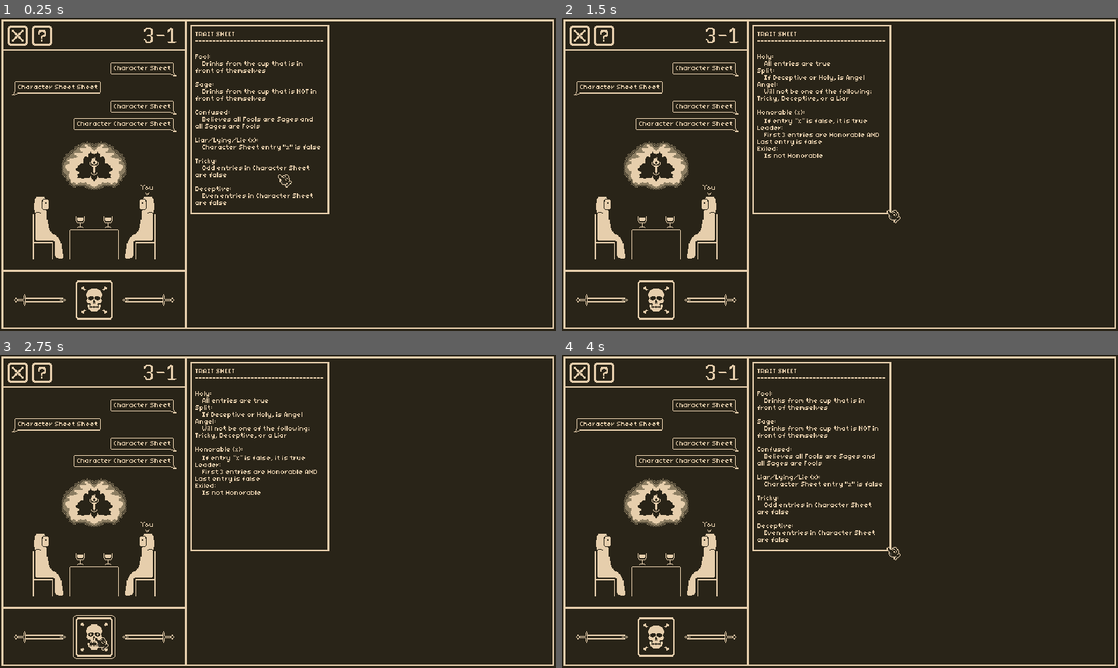
Above: before the commit, frames 1-4 (two rows, left to right).
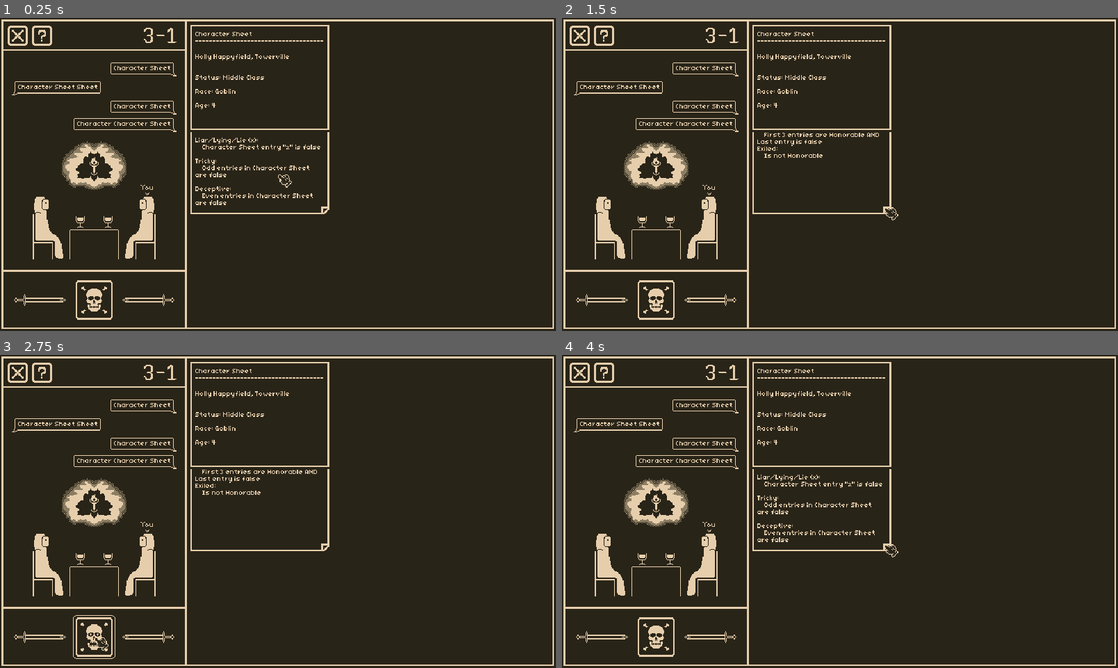
Above: after the commit, the same moments.

Repository: AdamRusv/poison-game
Game: Godot game, scene res://1_Scenes/0_Screens/gameplay.tscn
Two runs of this game, one before a commit and one after it. Both use one fixed random seed, a clock stepped at 60 frames per second and the inputs below.
Inputs (mouse positions are in pixels of both pictures, inside the frame that each line leads up to):
- Up to frame 1 (0.25 s): no input
- Up to frame 2 (1.5 s): click (823, 118) at 0.52 s; click (884, 208) at 1.25 s
- Up to frame 3 (2.75 s): click (94, 636) at 2 s
- Up to frame 4 (4 s): click (823, 455) at 2.77 s; click (884, 545) at 3.5 s

The runs differ from the first frame. In frame 1, 0.9% of the frame differs, in the area x 34-60%, y 4-63%; in frame 2, 0.9%; in frame 3, 0.8%; in frame 4, 1.0%, in the area x 34-61%, y 4-66%.

Commit message:
page corner visual 50%

Diff:
--- a/1_Scenes/0_Screens/gameplay.tscn
+++ b/1_Scenes/0_Screens/gameplay.tscn
@@ -6,6 +6,7 @@
 [ext_resource type="Texture2D" uid="uid://cvg0nvvipe48r" path="res://0_Art/2_PNGs/placeholder mockup.png" id="3_82xv0"]
 [ext_resource type="Resource" uid="uid://cg41pmm52w6kn" path="res://5_Resources/0_Papers/0_Trait Sheet/main trait sheet.tres" id="4_1t528"]
 [ext_resource type="Texture2D" uid="uid://dy254ypb8l7vp" path="res://0_Art/2_PNGs/poison button-Sheet.png" id="4_gngdi"]
+[ext_resource type="Resource" uid="uid://duq3b3vrdma8c" path="res://5_Resources/0_Papers/1_Character Sheets/0_Tutorial Region/holly happyfield.tres" id="5_2syus"]
 [ext_resource type="Script" uid="uid://dsk6k5x0e30hn" path="res://2_Scripts/2_Independent/poison manager.gd" id="6_pq3d1"]
 [ext_resource type="Script" uid="uid://v10r8rve43tc" path="res://2_Scripts/2_Independent/cups manager.gd" id="7_3udmd"]
 
@@ -93,6 +94,7 @@
 script = ExtResource("2_lv7np")
 paperHolder = NodePath("Parent/Paper Holder")
 mainTraitSheet = ExtResource("4_1t528")
+characterSheet = ExtResource("5_2syus")
 
 [node name="NinePatchRect" type="NinePatchRect" parent="MarginContainer/HBoxContainer/Playmat" unique_id=331557050]
 layout_mode = 2
--- a/1_Scenes/1_Objects/paper.tscn
+++ b/1_Scenes/1_Objects/paper.tscn
@@ -3,10 +3,15 @@
 [ext_resource type="Script" uid="uid://b1hcjlnogkytj" path="res://2_Scripts/2_Independent/paper.gd" id="1_v0ol5"]
 [ext_resource type="Theme" uid="uid://bhvewryp1cmbt" path="res://6_Other/description font.tres" id="2_fmnio"]
 [ext_resource type="Texture2D" uid="uid://cwydpac31fwmh" path="res://0_Art/2_PNGs/placeholder paper 9slice.png" id="2_qp4ic"]
+[ext_resource type="Texture2D" uid="uid://54vhol3eq83l" path="res://0_Art/2_PNGs/packet corner-Sheet.png" id="4_05sgy"]
 
 [sub_resource type="StyleBoxEmpty" id="StyleBoxEmpty_2y7yb"]
 
-[node name="Paper" type="MarginContainer" unique_id=1389312574 node_paths=PackedStringArray("paperTitleLabel", "paperInfoLabel", "pageFlipButton", "parentNode", "detectionArea")]
+[sub_resource type="AtlasTexture" id="AtlasTexture_504ay"]
+atlas = ExtResource("4_05sgy")
+region = Rect2(0, 0, 20, 20)
+
+[node name="Paper" type="MarginContainer" unique_id=1389312574 node_paths=PackedStringArray("paperTitleLabel", "paperInfoLabel", "packetParent", "pageFlipButton", "pageFlipTexture", "parentNode", "detectionArea")]
 z_index = 1
 custom_minimum_size = Vector2(164, 125)
 custom_maximum_size = Vector2(164, 228)
@@ -15,7 +20,9 @@
 script = ExtResource("1_v0ol5")
 paperTitleLabel = NodePath("VBoxContainer/Title Container/Title Label")
 paperInfoLabel = NodePath("VBoxContainer/Info Container/Info Label")
+packetParent = NodePath("Page Flip Container")
 pageFlipButton = NodePath("Page Flip Container/Page Flip Button")
+pageFlipTexture = NodePath("Page Flip Container/Page Flip Corner Texture")
 parentNode = NodePath(".")
 detectionArea = NodePath("Drag Button")
 
@@ -90,11 +97,15 @@
 flat = true
 
 [node name="Page Flip Container" type="MarginContainer" parent="." unique_id=1337673711]
-custom_minimum_size = Vector2(15, 15)
+custom_minimum_size = Vector2(20, 20)
 layout_mode = 2
 size_flags_horizontal = 8
 size_flags_vertical = 8
 
+[node name="Page Flip Corner Texture" type="TextureRect" parent="Page Flip Container" unique_id=1735048998]
+layout_mode = 2
+texture = SubResource("AtlasTexture_504ay")
+
 [node name="Page Flip Button" type="Button" parent="Page Flip Container" unique_id=940300415]
 layout_mode = 2
 flat = true
--- a/2_Scripts/2_Independent/paper.gd
+++ b/2_Scripts/2_Independent/paper.gd
@@ -5,11 +5,15 @@
 @export_category("References")
 @export var paperTitleLabel : RichTextLabel
 @export var paperInfoLabel : RichTextLabel
+@export_group("Packet")
+@export var packetParent : Control
 @export var pageFlipButton : Button
+@export var pageFlipTexture : TextureRect
 
 var playmat : PlaymatManager = null
 
 var paperInfo : PaperInfo = null
+var isPacket : bool = false
 
 var paperPadding : float = 40
 
@@ -46,6 +50,18 @@
 	paperTitleLabel.text = paperInfo.title
 	paperInfoLabel.text = paperInfo.info[0]
 
+	packetParent.visible = false
+
+	if paperInfo.info.size() > 1:
+		_setup_packet()
+
+func _setup_packet():
+	isPacket = true
+
+
+
+	packetParent.visible = true
+
 #- - -
 func _reset_paper() -> Tween:
 	var newTween : Tween = TweenManager._scale_tween(parentNode, Vector2(1, 1), 0.1)
--- a/2_Scripts/2_Independent/playmat manager.gd
+++ b/2_Scripts/2_Independent/playmat manager.gd
@@ -7,6 +7,7 @@
 
 @export_category("Delete Later (For testing)")
 @export var mainTraitSheet : PaperInfo
+@export var characterSheet : PaperInfo
 
 var testPaperRef : PackedScene = load("res://1_Scenes/1_Objects/paper.tscn") #TODO: Make actual papers, replace variable
 
@@ -15,6 +16,7 @@
 func _ready() -> void:
 	await get_tree().process_frame
 	_create_paper(testPaperRef, Color("4b3d44"), mainTraitSheet)
+	_create_paper(testPaperRef, Color("4b3d44"), characterSheet)
 	#_create_paper(testPaperRef, Color("4b3d44"))
 	#_create_paper(testPaperRef, Color("4b3d44"))
 
--- /dev/null
+++ b/5_Resources/0_Papers/1_Character Sheets/0_Tutorial Region/holly happyfield.tres
@@ -0,0 +1,17 @@
+[gd_resource type="Resource" script_class="PaperInfo" format=3 uid="uid://duq3b3vrdma8c"]
+
+[ext_resource type="Script" uid="uid://csy0x4mgdxs00" path="res://2_Scripts/3_Dependent/paperinfo.gd" id="1_lob22"]
+
+[resource]
+script = ExtResource("1_lob22")
+title = "Character Sheet"
+info = Array[String](["Holly Happyfield, Towerville
+
+
+Status: Middle Class
+
+Race: Goblin
+
+Age: 4
+"])
+metadata/_custom_type_script = "uid://csy0x4mgdxs00"
Binary file added: 0_Art/0_Aseprite (.ase)/packet corner.aseprite
Binary file added: 0_Art/2_PNGs/packet corner-Sheet.png
Not shown, added: 0_Art/2_PNGs/packet corner-Sheet.png.import
